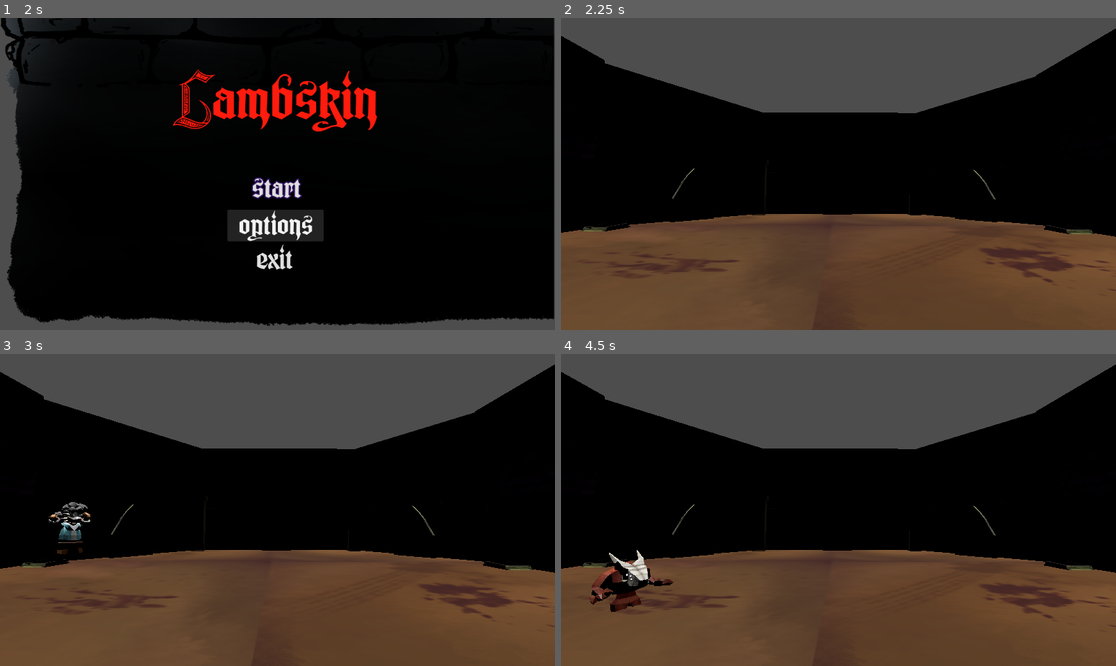
Above: before the commit, frames 1-4 (two rows, left to right).
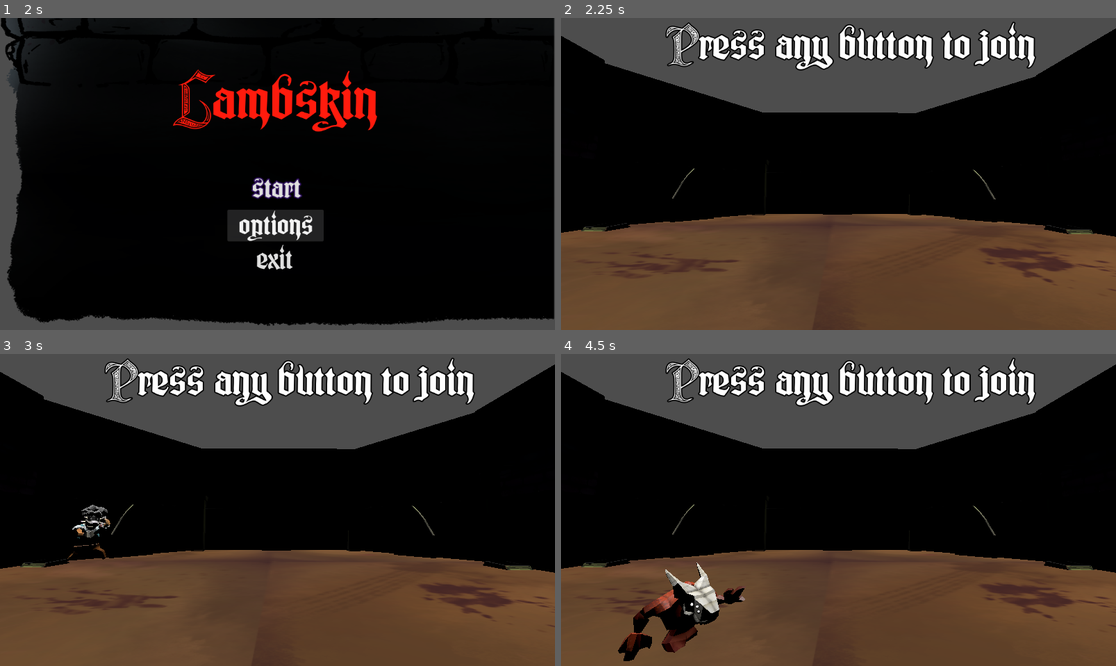
Above: after the commit, the same moments.

Repository: matias0621/Lambskin
Game: Godot game, scene res://scenes/UI/main_menu.tscn
Two runs of this game, one before a commit and one after it. Both use one fixed random seed, a clock stepped at 60 frames per second and the inputs below. The project has no main scene, so this scene is started directly.
Inputs:
- Up to frame 1 (2 s): click "options" at 0.5 s; click "return" at 1.25 s
- Up to frame 2 (2.25 s): click "start" at 2 s
- Up to frame 3 (3 s): tap Enter at 2.75 s; hold D (player_right) from 2.78 s (still down); tap P (a) at 2.85 s
- Up to frame 4 (4.5 s): tap , (b) at 3.05, 3.6 s; release D (player_right) at 3.53 s; hold S (player_down) 3.53-4.28 s; tap R at 3.8, 4.35 s; hold D (player_right) from 4.28 s (still down)

Frame 1 is identical in both runs. In frame 2, 4.4% of the frame differs, in the area x 18-86%, y 1-17%; in frame 3, 5.0%; in frame 4, 8.1%, in the area x 5-86%, y 1-99%.

Commit message:
lobby finalizado

Diff:
--- /dev/null
+++ b/Global.gd
@@ -0,0 +1,2 @@
+extends Node
+var active_players = [] # This must persist across scene changes
--- a/localization_key.csv
+++ b/localization_key.csv
@@ -8,3 +8,5 @@
 RETURN_BUTTON,volver,return
 PAUSE_TITLE,Pausa,Pause
 CONTINUE_BUTTON,continuar,continue
+LOBBY_TEXT1,Presione cualquier botón para unirse,Press any button to join
+LOBBY_TEXT2,Presione R o X para estar listo,Press R or X to ready up
--- a/project.godot
+++ b/project.godot
@@ -18,6 +18,7 @@
 
 MultiplayerInput="*uid://bni55tg4jyd5y"
 GameManager="*uid://bm56wx0pu461m"
+Global="*uid://tb72n4rv3bc8"
 
 [editor_plugins]
 
--- a/scenes/UI/iniciar.gd
+++ b/scenes/UI/iniciar.gd
@@ -1,4 +1,4 @@
 extends Button
 
 func _on_pressed():
-    get_tree().change_scene_to_file("res://scenes/lobby.tscn")
+	get_tree().change_scene_to_file("res://scenes/lobby/lobby.tscn")
--- a/scenes/lobby.gd
+++ /dev/null
@@ -1,63 +0,0 @@
-extends Node3D
-
-var player_scene = load("res://scenes/player/player.tscn")
-var joined_players = [] # Lista de IDs de dispositivos que ya entraron
-
-func _input(event):
-	if event is InputEventJoypadButton or event is InputEventKey:
-		if event.is_pressed() and not event.is_echo():
-			var id = event.device
-
-			# Temporary "Force Unique" for testing:
-			# If it's a key, let's pretend it's ID -1 so it doesn't clash with Controller 0
-			if event is InputEventKey:
-				id = -1
-
-			if not joined_players.has(id) and joined_players.size() < 4:
-				spawn_player(id)
-
-func spawn_player(id):
-	joined_players.append(id)
-	var new_player = player_scene.instantiate()
-	new_player.device_id = id
-
-	add_child(new_player)
-
-	var spawn_index = joined_players.size() - 1
-	var spacing = 12.5
-	var start_x = 50.0
-	var target_pos = Vector3(start_x - (spawn_index * spacing), 10, 40)
-	new_player.global_position = target_pos
-
-	print("Lobby commanded position: ", target_pos)
-	print("Actual position after setting: ", new_player.global_position)
-
-func _process(_delta):
-	if joined_players.size() > 0:
-		check_all_ready()
-
-func check_all_ready():
-	var players = get_tree().get_nodes_in_group("Player")
-
-	# If this is 0, the game will NEVER start
-	if players.size() == 0:
-		return
-
-	var all_ready = true
-	for p in players:
-		if "is_ready" in p:
-			if p.is_ready == false:
-				all_ready = false
-		else:
-			all_ready = false # If a node lacks the variable, we aren't ready
-
-	if all_ready:
-		print("SUCCESS: EVERYONE IS READY. STARTING GAME...")
-		start_game()
-
-func start_game():
-	print("Everyone is ready! Moving to the Dungeon...")
-	# Prevent this from firing multiple times
-	set_process(false)
-	# Change scene to your actual gameplay map
-	get_tree().change_scene_to_file("res://stage/stage_test.tscn")
--- /dev/null
+++ b/scenes/lobby/lobby.gd
@@ -0,0 +1,91 @@
+extends Node3D
+
+var player_scene = load("res://scenes/player/player.tscn")
+var joined_players = [] # Lista de IDs de dispositivos que ya entraron
+var ready_players = {} # Dictionary to track {device_id: bool}
+@onready var status_label = $UI/LobbyStatusLabel
+
+func _input(event):
+	if event is InputEventJoypadButton or event is InputEventKey:
+		if event.is_pressed() and not event.is_echo():
+			var id = event.device
+			if event is InputEventKey:
+				id = -1
+
+			# 1. JOIN LOGIC
+			if not joined_players.has(id):
+				if joined_players.size() < 4:
+					spawn_player(id)
+					ready_players[id] = false # Initialize as not ready
+
+			# 2. READY LOGIC (If already joined)
+			else:
+				var is_ready_button = false
+				# Check for Button 0 (A/Cross) or 'R' Key
+				if event is InputEventJoypadButton and event.button_index == 0:
+					is_ready_button = true
+				elif event is InputEventKey and event.keycode == KEY_R:
+					is_ready_button = true
+
+				if is_ready_button:
+					toggle_player_ready(id)
+
+func toggle_player_ready(id):
+	ready_players[id] = !ready_players[id]
+	print("Device ", id, " Ready Status: ", ready_players[id])
+
+	# Find the specific node to show visual feedback
+	for child in get_children():
+		# This works because you set child.device_id in spawn_player()
+		if "device_id" in child and child.device_id == id:
+			var status_label = child.find_child("Label3D")
+			if ready_players[id]:
+				status_label.text = "✅"
+			else:
+				status_label.text = "" # Hide the checkmark
+
+func spawn_player(id):
+	joined_players.append(id)
+	var new_player = player_scene.instantiate()
+	new_player.device_id = id
+
+	add_child(new_player)
+
+	var spawn_index = joined_players.size() - 1
+	var spacing = 12.5
+	var start_x = 50.0
+	var target_pos = Vector3(start_x - (spawn_index * spacing), 10, 40)
+	new_player.global_position = target_pos
+
+	print("Lobby commanded position: ", target_pos)
+	print("Actual position after setting: ", new_player.global_position)
+	update_lobby_text()
+
+func update_lobby_text():
+	if joined_players.size() < 2:
+		status_label.text = "LOBBY_TEXT1"
+	else:
+		status_label.text = "LOBBY_TEXT2"
+
+func _process(_delta):
+	if joined_players.size() > 0:
+		check_all_ready()
+
+func check_all_ready():
+	var players_count = joined_players.size()
+	if players_count < 1: return
+
+	var all_ready = true
+	for id in joined_players:
+		if ready_players[id] == false:
+			all_ready = false
+			break
+
+	if all_ready and players_count >= 2:
+		status_label.text = "Starting Game..."
+		start_game()
+
+func start_game():
+	Global.active_players = joined_players.duplicate() # Use .duplicate() to be safe
+	print("CRITICAL: Lobby is saving these IDs: ", Global.active_players)
+	get_tree().change_scene_to_file("res://stage/stage_test.tscn")
--- a/scenes/lobby.tscn
+++ b/scenes/lobby/lobby.tscn
@@ -1,8 +1,9 @@
 [gd_scene format=3 uid="uid://7jfpe78ee1i"]
 
-[ext_resource type="Script" uid="uid://cm3hu75f34t07" path="res://scenes/lobby.gd" id="1_ncsg4"]
+[ext_resource type="Script" uid="uid://cm3hu75f34t07" path="res://scenes/lobby/lobby.gd" id="1_ncsg4"]
 [ext_resource type="PackedScene" uid="uid://b3807tu1jaqkc" path="res://stage/PILAR .fbx" id="3_07nfq"]
 [ext_resource type="Texture2D" uid="uid://cs6sdm88rmoxl" path="res://stage/piso.png" id="4_oipnb"]
+[ext_resource type="FontFile" uid="uid://drk66osvohoaj" path="res://scenes/UI/GotikaOrnament_PERSONAL_USE_ONLY.otf" id="6_apkv3"]
 [ext_resource type="PackedScene" uid="uid://cyac8urm1xiu5" path="res://stage/pARED.fbx" id="6_m1sns"]
 [ext_resource type="PackedScene" uid="uid://cbn8q441nfpkb" path="res://stage/PEURTA.fbx" id="7_dyhay"]
 
@@ -138,3 +139,22 @@
 [node name="CollisionShape3D" type="CollisionShape3D" parent="Stage/StaticBody3D8" unique_id=491965284]
 transform = Transform3D(1, -1.7229468e-08, 0, 1.7229468e-08, 1, 0, -2.5465852e-11, -1.7229468e-08, 1, 0.4774475, 5.6986504, 44.946632)
 shape = SubResource("BoxShape3D_dfnwm")
+
+[node name="UI" type="CanvasLayer" parent="." unique_id=659468755]
+
+[node name="LobbyStatusLabel" type="Label" parent="UI" unique_id=1554802992]
+anchors_preset = -1
+anchor_left = 0.5
+anchor_top = 0.076000005
+anchor_right = 0.5
+anchor_bottom = 0.076000005
+offset_left = -363.0
+offset_top = -41.248005
+offset_right = 414.0
+offset_bottom = 57.751995
+theme_override_colors/font_outline_color = Color(0, 0, 0, 1)
+theme_override_constants/outline_size = 10
+theme_override_fonts/font = ExtResource("6_apkv3")
+theme_override_font_sizes/font_size = 75
+text = "LOBBY_TEXT1"
+horizontal_alignment = 1
--- a/scenes/player/player.tscn
+++ b/scenes/player/player.tscn
@@ -9,7 +9,7 @@
 radius = 1.125
 height = 4.0
 
-[node name="Player" type="CharacterBody3D" unique_id=2023949539 node_paths=PackedStringArray("human_model", "monster_animation", "mask_node", "audio_stream_player_3d")]
+[node name="Player" type="CharacterBody3D" unique_id=2023949539 node_paths=PackedStringArray("human_model", "monster_animation", "mask_node", "audio_stream_player_3d") groups=["Player"]]
 script = ExtResource("1_gmlin")
 human_model = NodePath("HumanModel")
 monster_animation = NodePath("MonsterModel")
@@ -25,12 +25,12 @@
 
 [node name="MonsterModel" parent="." unique_id=66649085 instance=ExtResource("2_lvxji")]
 transform = Transform3D(1, 0, 0, 0, 1, 0, 0, 0, 1, 0, 1.8627193, -1.0493997)
-visible = false
 
 [node name="HumanModel" parent="." unique_id=527842550 instance=ExtResource("4_lvxji")]
 transform = Transform3D(1, 0, 0, 0, 1, 0, 0, 0, 1, -0.15485668, 1.8559926, -3.863202)
+visible = false
 
-[node name="Skeleton3D" parent="HumanModel/metarig_001" parent_id_path=PackedInt32Array(527842550, 1014496228) index="0" unique_id=96781220]
+[node name="Skeleton3D" parent="HumanModel/metarig_001" parent_id_path=PackedInt32Array(527842550, 12940417) index="0" unique_id=346841627]
 bones/0/position = Vector3(-2.2111971e-08, 0.38015297, -0.05487742)
 bones/0/rotation = Quaternion(-0.064929135, 0.04142914, 0.002697952, 0.9970259)
 bones/1/rotation = Quaternion(0.17525135, 0.10483135, -0.0048787496, 0.9789145)
@@ -60,4 +60,9 @@
 transform = Transform3D(1, 0, 0, 0, 1, 0, 0, 0, 1, 0, 2.6693559, -1.6368592)
 player = NodePath("..")
 
+[node name="Label3D" type="Label3D" parent="." unique_id=1717169547]
+transform = Transform3D(1, 0, 0, 0, 1, 0, 0, 0, 1, -1.6370671, 3.3792014, 0)
+billboard = 1
+font_size = 150
+
 [editable path="HumanModel"]
--- a/scenes/player/players.gd
+++ b/scenes/player/players.gd
@@ -13,7 +13,7 @@
 var _name_animations:NameAnimationMonster = NameAnimationMonster.new()
 var _name_animations_human:NameAnimationHuman = NameAnimationHuman.new()
 var attacking = false
-var can_move: bool = false # New toggle to enable/disable movement
+var can_move: bool = true # New toggle to enable/disable movement
 var inmune = false
 var inmune_timer = 0.0
 
--- a/scenes/portal/portal.gd
+++ b/scenes/portal/portal.gd
@@ -13,44 +13,49 @@
 
 
 func _ready() -> void:
-    mesh_of_portal.texture = list_of_mask[0]
-    area.body_entered.connect(_on_monster_enter)
-    area.body_exited.connect(_on_monster_exit)
+	if mesh_of_portal == null:
+		print("ERROR: mesh_of_portal is not assigned in the Inspector!")
+		return
+
+	# Now this won't crash
+	mesh_of_portal.texture = list_of_mask[0]
+	area.body_entered.connect(_on_monster_enter)
+	area.body_exited.connect(_on_monster_exit)
 
 func _process(delta: float) -> void:
-    if not is_a_monster or player.inmune: return
+	if not is_a_monster or player.inmune: return
 
-    if player != null and player.is_in_group("Human"):
-        is_a_monster = false
-        player.can_move = true
-        player = null
-        time = 0
-        mesh_of_portal.texture = list_of_mask[0]
-        i = 1
-        return
+	if player != null and player.is_in_group("Human"):
+		is_a_monster = false
+		player.can_move = true
+		player = null
+		time = 0
+		mesh_of_portal.texture = list_of_mask[0]
+		i = 1
+		return
 
 
 
-    time += delta
+	time += delta
 
-    if time >= time_limit_for_image:
-        time = 0
-        mesh_of_portal.texture = list_of_mask[i]
-        i += 1
-        if i >= list_of_mask.size():
-            i = 0
-            player.inmune = true
-            player.can_move = true
+	if time >= time_limit_for_image:
+		time = 0
+		mesh_of_portal.texture = list_of_mask[i]
+		i += 1
+		if i >= list_of_mask.size():
+			i = 0
+			player.inmune = true
+			player.can_move = true
 
 
 func _on_monster_exit(body: Node) -> void:
-    if body.is_in_group("monster") and body is Player:
-        is_a_monster = false
-        player = body
-        player.can_move = true
+	if body.is_in_group("monster") and body is Player:
+		is_a_monster = false
+		player = body
+		player.can_move = true
 
 func _on_monster_enter(body: Node) -> void:
-    if body.is_in_group("monster") and body is Player:
-        is_a_monster = true
-        player = body
-        player.can_move = false
+	if body.is_in_group("monster") and body is Player:
+		is_a_monster = true
+		player = body
+		player.can_move = false
--- /dev/null
+++ b/scenes/victory/victory.gd
@@ -0,0 +1,11 @@
+extends Node3D
+
+
+# Called when the node enters the scene tree for the first time.
+func _ready() -> void:
+	pass # Replace with function body.
+
+
+# Called every frame. 'delta' is the elapsed time since the previous frame.
+func _process(delta: float) -> void:
+	pass
--- /dev/null
+++ b/scenes/victory/victory.tscn
@@ -0,0 +1,9 @@
+[gd_scene format=3 uid="uid://7hq1hpe7ye28"]
+
+[ext_resource type="PackedScene" uid="uid://7jfpe78ee1i" path="res://scenes/lobby/lobby.tscn" id="1_6tedd"]
+[ext_resource type="Script" uid="uid://bbjneq6hn2jl0" path="res://scenes/victory/victory.gd" id="2_esff4"]
+
+[node name="Victory" type="Node3D" unique_id=1898453780]
+
+[node name="Stage" parent="." unique_id=1616479636 instance=ExtResource("1_6tedd")]
+script = ExtResource("2_esff4")
--- /dev/null
+++ b/stage/stage_test.gd
@@ -0,0 +1,39 @@
+extends Node3D
+
+@export var player_scene: PackedScene = preload("res://scenes/player/player.tscn")
+
+func _ready():
+	if Global.active_players.size() == 0:
+		return
+
+	# 1. Randomize the player list
+	var roles = Global.active_players.duplicate()
+	roles.shuffle() # Mixes the IDs randomly
+	var human_id = roles[0] # The first ID in the shuffled list is our Human
+
+	var start_x = 20.0
+	var spacing = 25.0
+	var index = 0
+
+	for id in Global.active_players:
+		var p = player_scene.instantiate()
+		p.device_id = id
+		p.can_move = true
+
+		# 2. Position logic (same as we fixed before)
+		var x_pos = start_x + ((index % 2) * spacing)
+		var z_pos = 40.0 if index < 2 else 50.0
+		p.position = Vector3(x_pos, 10, z_pos)
+
+		# 3. Add to scene BEFORE calling group functions
+		add_child(p)
+
+		# 4. Role Assignment
+		if id == human_id:
+			p.set_as_human()
+			print("Player ", id, " is the HUMAN")
+		else:
+			p.set_as_monster()
+			print("Player ", id, " is a MONSTER")
+
+		index += 1
--- a/stage/stage_test.tscn
+++ b/stage/stage_test.tscn
@@ -1,10 +1,10 @@
 [gd_scene format=3 uid="uid://cmfcivfnpi6rm"]
 
 [ext_resource type="PackedScene" uid="uid://b3807tu1jaqkc" path="res://stage/PILAR .fbx" id="1_hmyw1"]
+[ext_resource type="Script" uid="uid://de5ufb7a8y0w1" path="res://stage/stage_test.gd" id="1_wh4hx"]
 [ext_resource type="Texture2D" uid="uid://cs6sdm88rmoxl" path="res://stage/piso.png" id="2_hvea7"]
 [ext_resource type="PackedScene" uid="uid://cyac8urm1xiu5" path="res://stage/pARED.fbx" id="3_hmyw1"]
 [ext_resource type="PackedScene" uid="uid://cbn8q441nfpkb" path="res://stage/PEURTA.fbx" id="4_kjxda"]
-[ext_resource type="PackedScene" uid="uid://vo0hk7mmfl85" path="res://scenes/player/player.tscn" id="6_ma121"]
 [ext_resource type="PackedScene" uid="uid://bvrtnuc8i67ir" path="res://scenes/portal/portal.tscn" id="6_wh4hx"]
 
 [sub_resource type="BoxMesh" id="BoxMesh_hvea7"]
@@ -29,6 +29,7 @@
 size = Vector3(19.80658, 4.67688, 90.89325)
 
 [node name="StageTest" type="Node3D" unique_id=1883947109]
+script = ExtResource("1_wh4hx")
 
 [node name="PILAR 2" parent="." unique_id=1893382299 instance=ExtResource("1_hmyw1")]
 transform = Transform3D(5, 0, 0, 0, 5, 0, 0, 0, 5, 6.677882, 12.511626, 87.225334)
@@ -140,8 +141,5 @@
 transform = Transform3D(1, -1.7229468e-08, 0, 1.7229468e-08, 1, 0, -2.5465852e-11, -1.7229468e-08, 1, 0.4774475, 5.6986504, 44.946632)
 shape = SubResource("BoxShape3D_ma121")
 
-[node name="Player" parent="." unique_id=2023949539 instance=ExtResource("6_ma121")]
-transform = Transform3D(1, 0, 0, 0, 1, 0, 0, 0, 1, 29.264166, 7.0711546, 53.880253)
-
 [node name="Portal" parent="." unique_id=1418581597 instance=ExtResource("6_wh4hx")]
 transform = Transform3D(3, 0, 0, 0, 3, 0, 0, 0, 3, 61.895546, 3.2590637, 50.36282)
Not shown, added: Global.gd.uid
Binary file changed: localization_key.en.translation
Binary file changed: localization_key.es.translation
Renamed: scenes/lobby.gd.uid -> scenes/lobby/lobby.gd.uid
Not shown, added: scenes/victory/victory.gd.uid
Not shown, added: stage/stage_test.gd.uid
